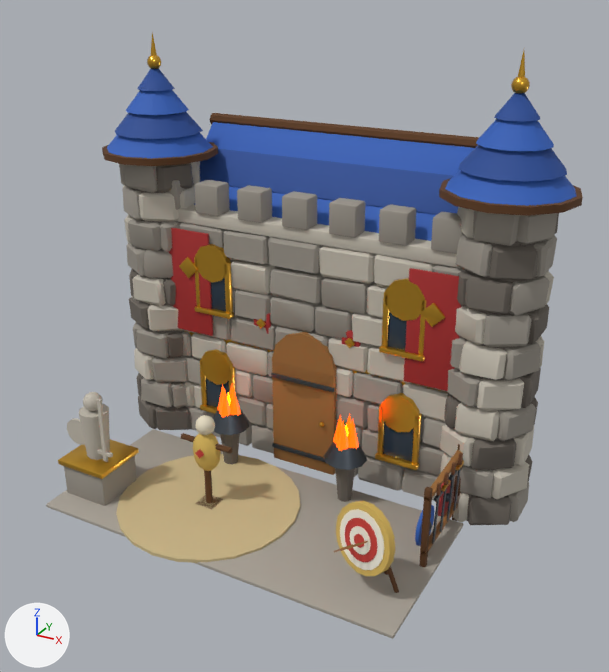
What one commit did to the glTF model modele3d/export/mapa/koszary_poz19.glb.
Before and after are seen from a camera (50 mm lens) standing at (6.64, -11.97, 8.73) and looking at (0.18, -0.23, 2.85). Every picture has the same lights, and +X, +Y and +Z are marked at lower left. The first picture is the older version. Vertices at exactly the same position are counted once.

The older version as bpy lines, for what is in view:
```python
me_koszary_poz19 = bpy.data.meshes.new('koszary_poz19')
me_koszary_poz19.from_pydata(...)  # 13084 vertices, 24400 faces; spans x -4.37..4.37, y -3.5..3.51, z -0.01..7.67
me_koszary_poz19.materials.append(mat_mapa_stone)  # grey #9a948a
me_koszary_poz19.materials.append(mat_mapa_stone_light)  # light grey #c4bdaf
me_koszary_poz19.materials.append(mat_mapa_stone_dark)  # dark grey #6d665e
me_koszary_poz19.materials.append(mat_mapa_gold)  # orange #e0ac3c
me_koszary_poz19.materials.append(mat_mapa_roof)  # blue #2f5fb8
me_koszary_poz19.materials.append(mat_mapa_roof_dark)  # blue #234a94
me_koszary_poz19.materials.append(mat_mapa_wood_dark)  # brown #5e3b1c
me_koszary_poz19.materials.append(mat_mapa_glass)  # dark blue #2a3a4a
me_koszary_poz19.materials.append(mat_mapa_wood)  # brown #9a6a36
me_koszary_poz19.materials.append(mat_mapa_iron)  # greyish blue #4d545c
me_koszary_poz19.materials.append(mat_mapa_banner_red)  # red #a82a2a
me_koszary_poz19.materials.append(mat_mapa_paving)  # grey #a8a196
me_koszary_poz19.materials.append(mat_mapa_fire)  # orange #ff5200, glowing orange #ff5200
me_koszary_poz19.materials.append(mat_mapa_fire_core)  # orange #ffae00, glowing orange #ffae00
me_koszary_poz19.materials.append(mat_mapa_sand)  # beige #cdb98a
me_koszary_poz19.materials.append(mat_mapa_straw)  # yellow #d4b25a
me_koszary_poz19.materials.append(mat_mapa_canvas)  # pale yellow #e6dcc2
me_koszary_poz19.materials.append(mat_mapa_target_r)  # red #c23a32
me_koszary_poz19.materials.append(mat_mapa_target_w)  # white #efe9da
me_koszary_poz19.materials.append(mat_mapa_leather)  # brown #6e4428
me_koszary_poz19.materials.append(mat_mapa_banner)  # blue #2f5fb8
ob_koszary_poz19 = bpy.data.objects.new('koszary_poz19', me_koszary_poz19)
ob_koszary_poz19.location = (0.0, 0.0, 0.0)
```
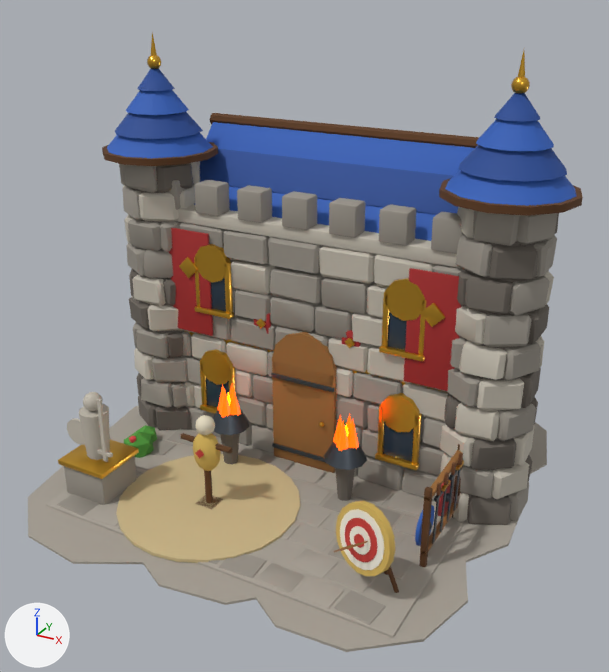
The edits, one by one:
Material 'mapa_flower_y' (mat_mapa_flower_y) is new.
Its base color is (0.888, 0.631, 0.0685) (yellow #f2d04a).
Its roughness is 0.7.
Material 'mapa_flower_r' (mat_mapa_flower_r) is new.
Its base color is (0.745, 0.0648, 0.0648) (red #e04848).
Its roughness is 0.7.
Material 'mapa_leaves' (mat_mapa_leaves) is new.
Its base color is (0.0782, 0.323, 0.0423) (green #4f9a3a).
Its roughness is 0.85.
me_koszary_poz19 is used by ob_koszary_poz19; location (0.0, 0.0, 0.0).
me_koszary_poz19 had 13084 vertices, 24400 faces and spanned x -4.37..4.37, y -3.5..3.51, z -0.01..7.67.
me_koszary_poz19 now has 14656 vertices, 27232 faces and spans x -4.37..4.37, y -4.22..4.49, z -0.13..7.67.
me_koszary_poz19 part 1: a new loose piece, a 10-sided cylinder along z spanning x -3.972..-0.314, y -4.22..-0.581, z 0.005..0.045, in mat_mapa_paving (grey #a8a196).
me_koszary_poz19 part 2: a new loose piece, a 10-sided cylinder along z spanning x -4.282..-0.35, y -1.976..1.967, z 0.004..0.046, in mat_mapa_paving (grey #a8a196).
me_koszary_poz19 part 3: a new loose piece, a 10-sided cylinder along z spanning x -1.776..1.861, y -3.987..-0.383, z 0.004..0.046, in mat_mapa_paving (grey #a8a196).
me_koszary_poz19 part 4: a new loose piece, a 10-sided cylinder along z spanning x -1.792..1.819, y -1.965..1.767, z 0.003..0.047, in mat_mapa_paving (grey #a8a196).
me_koszary_poz19 part 5: a new loose piece, a 10-sided cylinder along z spanning x 0.387..3.97, y -3.877..-0.411, z 0.003..0.047, in mat_mapa_paving (grey #a8a196).
me_koszary_poz19 part 6: a new loose piece, a 10-sided cylinder along z spanning x 0.574..4.113, y -1.808..1.836, z 0.002..0.048, in mat_mapa_paving (grey #a8a196).
me_koszary_poz19 part 7: a new loose piece, a 10-sided cylinder along z spanning x -0.004..4.044, y 0.495..4.426, z 0.001..0.049, in mat_mapa_paving (grey #a8a196).
me_koszary_poz19 part 8: 1344 vertices added at x -3.44..2.98, y -3.27..3.43, z -0.12..0.52.
Other edits to the shape of me_koszary_poz19 do not show in these pictures.
me_koszary_poz19 gains material mat_mapa_leaves (green #4f9a3a).
me_koszary_poz19 gains material mat_mapa_flower_y (yellow #f2d04a).
me_koszary_poz19 gains material mat_mapa_flower_r (red #e04848).

Where the change shows, as pixel boxes [x1, y1, x2, y2] in the pictures (609 x 672 px):
'koszary_poz19', reshaped
    before: [46, 33, 583, 639]
    after: [28, 33, 583, 652]
part 1 of me_koszary_poz19, added
    after: [28, 466, 143, 564]
part 2 of me_koszary_poz19, added
    after: [109, 405, 221, 444]
part 3 of me_koszary_poz19, added
    after: [131, 543, 256, 605]
part 4 of me_koszary_poz19, added (mostly hidden)
    after: [239, 443, 330, 480]
part 5 of me_koszary_poz19, added
    after: [246, 561, 468, 652]
part 6 of me_koszary_poz19, added
    after: [334, 472, 521, 565]
part 7 of me_koszary_poz19, added
    after: [529, 422, 547, 474]
part 8 of me_koszary_poz19, added
    after: [57, 425, 437, 625]
